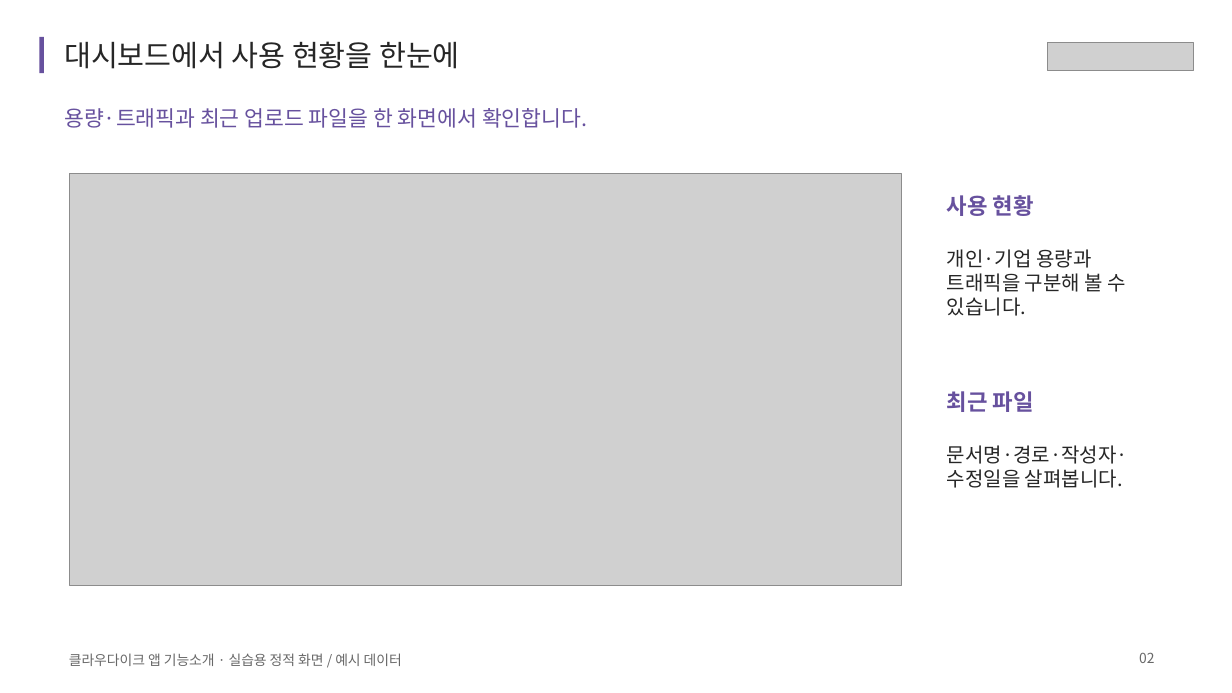
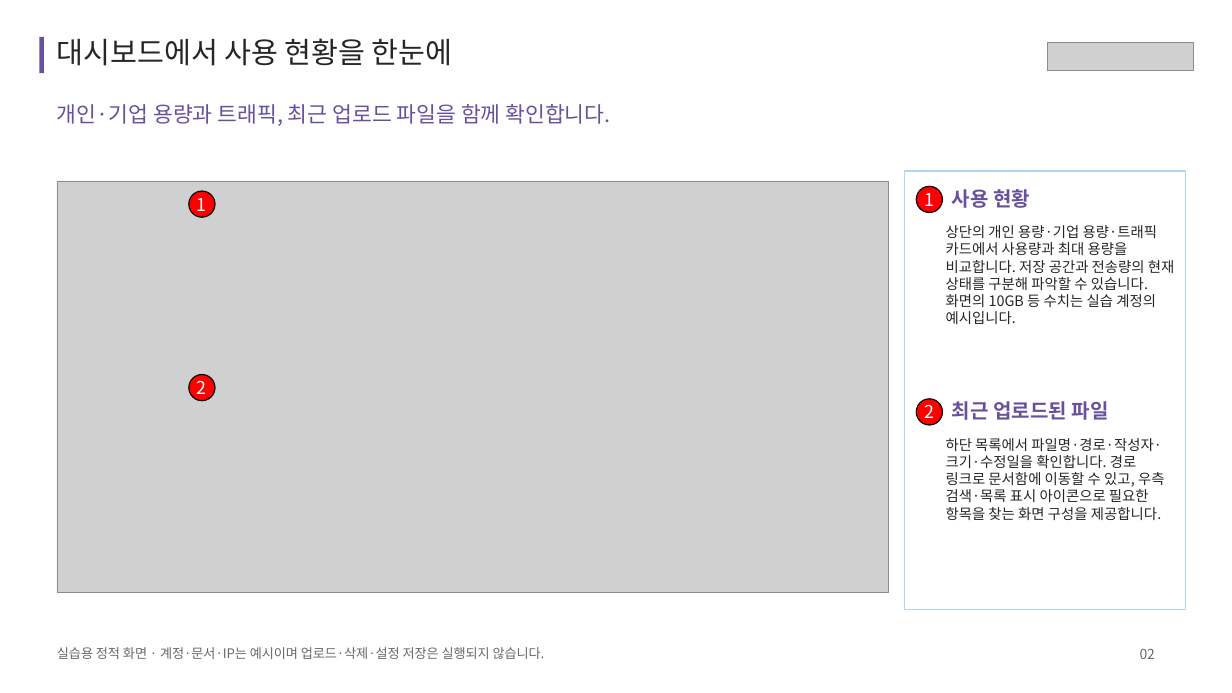
Before and after one commit to acmexii/cloudikehome, a slide deck: slide 2 of docs/cloudike-app-features.pptx. Drawn at 1232x693 pixels with LibreOffice and Linux fonts; fonts in the diff are those of the drawing; grey boxes stand for pictures. Boxes give left, top, right and bottom in pixels: in the first picture for what was removed or moved away, otherwise in the second. Text is boxed around its words. In the diff, an @@ line names an element or a change of style, - is before the commit and + after.

```diff
--- a/docs/cloudike-app-features.pptx
+++ b/docs/cloudike-app-features.pptx
@@ text "대시보드에서 사용 현황을 한눈에": place and size @@
-text "대시보드에서 사용 현황을 한눈에" at <box>64,41,460,69</box>
+text "대시보드에서 사용 현황을 한눈에" at <box>57,38,453,66</box>
@@ text at <box>57,104,610,126</box>: text changed @@
-용량·트래픽과 최근 업로드 파일을 한 화면에서 확인합니다.
+개인·기업 용량과 트래픽, 최근 업로드 파일을 함께 확인합니다.
@@ rectangle added at <box>905,171,1185,610</box>, fill #FFFFFF, outline #AED8EC 1.13 pt @@
@@ picture: place and size @@
-picture at <box>69,173,901,585</box>
+picture at <box>57,181,888,593</box>
@@ ellipse added at <box>188,191,214,217</box>, fill #FF0000, outline #000000 1.13 pt, 17.2 pt, text #FFFFFF @@
+1
@@ ellipse added at <box>916,186,942,212</box>, fill #FF0000, outline #000000 1.13 pt, 17.2 pt, text #FFFFFF @@
+1
@@ text "사용 현황" at <box>952,189,1030,208</box>: size 21.8 to 19.5 pt @@
@@ text at <box>946,225,1174,324</box>: text changed; size 19.5 to 14 pt @@
-개인·기업 용량과 트래픽을 구분해 볼 수 있습니다.
+상단의 개인 용량·기업 용량·트래픽 카드에서 사용량과 최대 용량을 비교합니다. 저장 공간과 전송량의 현재 상태를 구분해 파악할 수 있습니다. 화면의 10GB 등 수치는 실습 계정의 예시입니다.
@@ ellipse added at <box>188,375,214,401</box>, fill #FF0000, outline #000000 1.13 pt, 17.2 pt, text #FFFFFF @@
+2
@@ ellipse added at <box>916,399,942,425</box>, fill #FF0000, outline #000000 1.13 pt, 17.2 pt, text #FFFFFF @@
+2
@@ text at <box>952,401,1109,420</box>: text changed; size 21.8 to 19.5 pt @@
-최근 파일
+최근 업로드된 파일
@@ text at <box>946,438,1164,520</box>: text changed; size 19.5 to 14 pt @@
-문서명·경로·작성자·수정일을 살펴봅니다.
+하단 목록에서 파일명·경로·작성자·크기·수정일을 확인합니다. 경로 링크로 문서함에 이동할 수 있고, 우측 검색·목록 표시 아이콘으로 필요한 항목을 찾는 화면 구성을 제공합니다.
@@ text at <box>57,647,545,659</box>: text changed; size 13.5 to 12.8 pt @@
-클라우다이크 앱 기능소개 · 실습용 정적 화면 / 예시 데이터
+실습용 정적 화면 · 계정·문서·IP는 예시이며 업로드·삭제·설정 저장은 실행되지 않습니다.
@@ text "02": place and size @@
-text "02" at <box>1139,652,1154,663</box>
+text "02" at <box>1140,648,1155,659</box>
```
Also in this commit, not shown: 8 other slides changed, 3 slides added, 2 slides removed, 2 other files.
